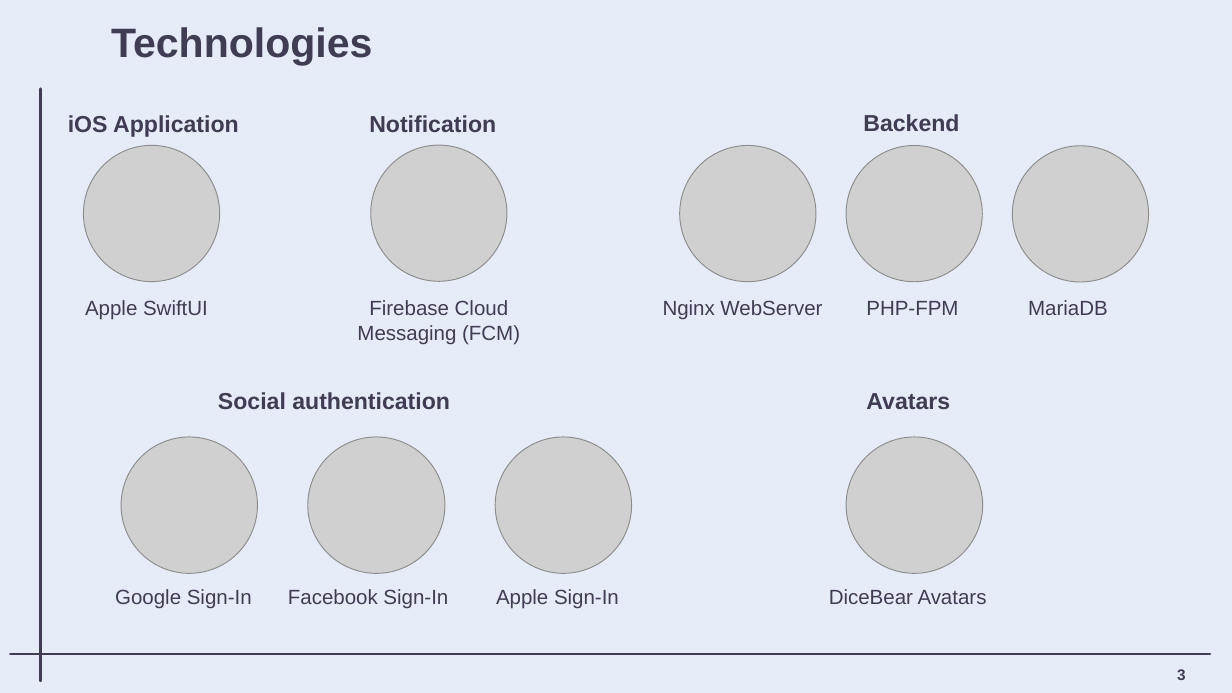
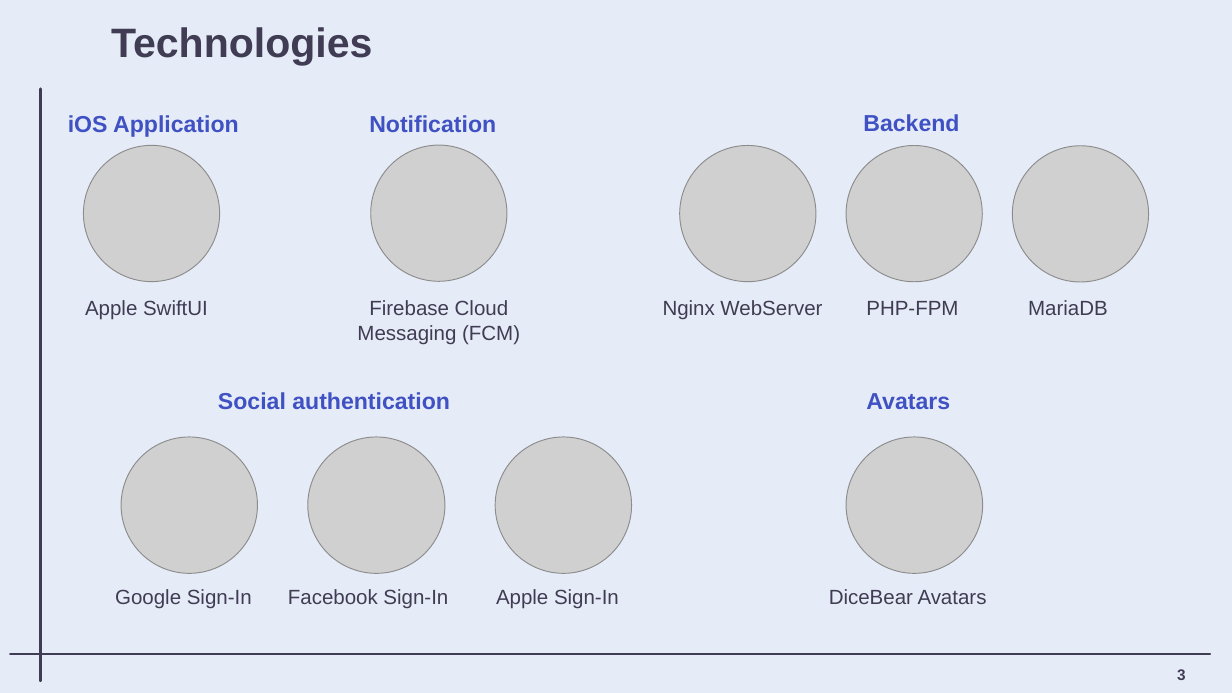
Before and after one commit to matteovisotto/DIMA-SirianiVisotto, a slide deck: slide 4 of Presentation/DIMA_myAPTracker_Presentation.pptx. Drawn at 1232x693 pixels with LibreOffice and Linux fonts; fonts in the diff are those of the drawing; grey boxes stand for pictures; background and template pictures are left out. Boxes give left, top, right and bottom in pixels: in the first picture for what was removed or moved away, otherwise in the second. Text is boxed around its words. In the diff, an @@ line names an element or a change of style, - is before the commit and + after.

```diff
--- a/Presentation/DIMA_myAPTracker_Presentation.pptx
+++ b/Presentation/DIMA_myAPTracker_Presentation.pptx
@@ text colour #3F3C53 to #3F51C3 in 5 elements at [218,392,450,409], [68,115,239,137], [369,115,496,132], [863,114,959,131], [866,393,950,409] @@
```
Also in this commit, not shown: 2 other slides changed, 2 slides added, 2 other files.
